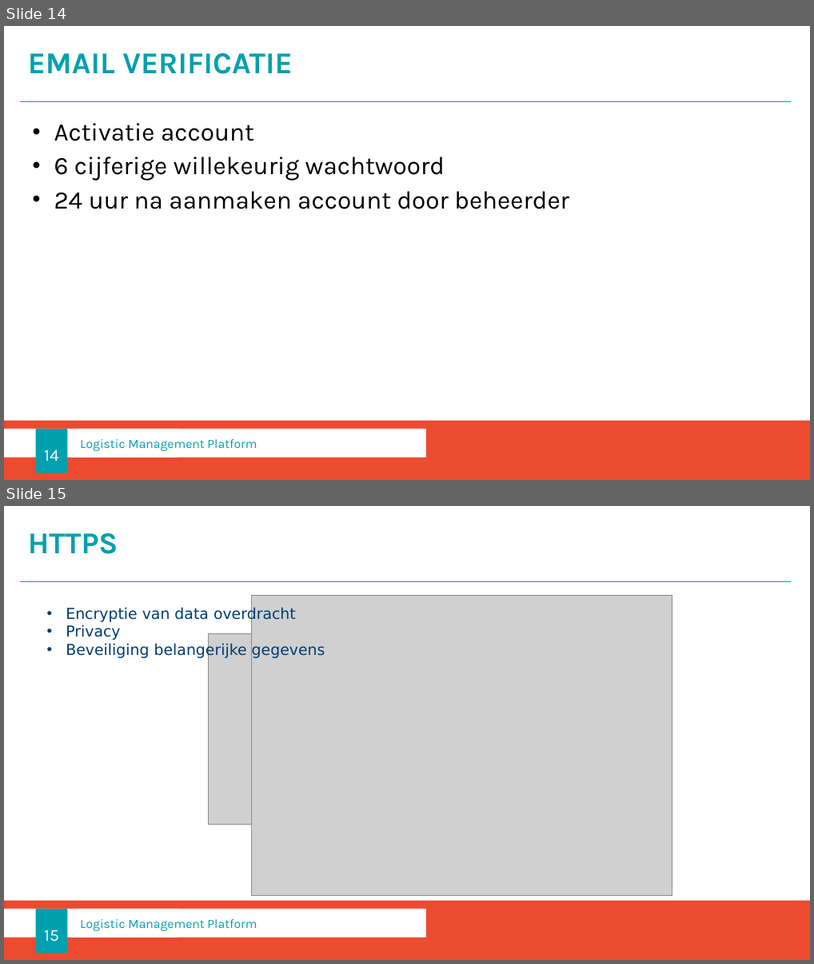
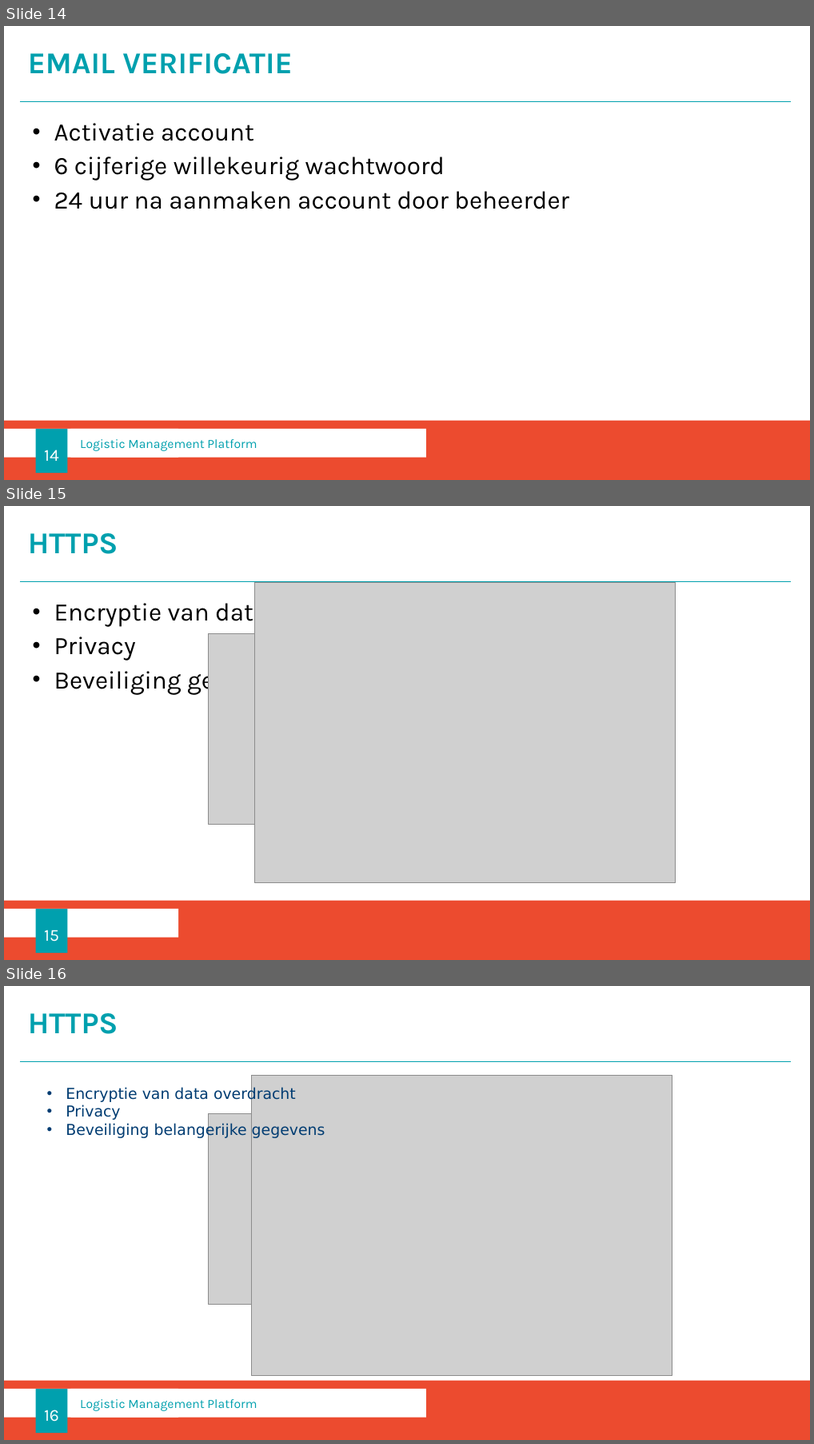
Before and after one commit to Arnonator/Documentatie_project_ni_kaput, a slide deck: Eindpresentatie_LMP.pptx. Shown one above the other, each under a label of ours: slides 14 and 15 before the commit, slides 14, 15 and 16 after it. The pictures are 814x964 and 814x1444 pixels, drawn with LibreOffice and Linux fonts; fonts in the diff are those of the drawing; grey boxes stand for pictures; background and template pictures are left out. Boxes give left, top, right and bottom in pixels: in the first picture for what was removed or moved away, otherwise in the second. Text is boxed around its words. In the diff, an @@ line names an element or a change of style, - is before the commit and + after.

Commit message:
die ene dia fix

```diff
--- a/Eindpresentatie_LMP.pptx
+++ b/Eindpresentatie_LMP.pptx
@@ slide 15 added at [4, 506, 810, 960], background #FFFFFF; not listed: 3 template elements that a slide beside it also shows @@
@@ title added at [28, 533, 118, 554], 36 pt, text #00A0AE, bold @@
+HTTPS
@@ text added at [54, 598, 391, 695], 30 pt, text #000000 @@
+• Encryptie van dataoverdracht
+• Privacy
+• Beveiliging gevoelige gegevens
@@ picture added at [255, 582, 676, 882] @@
@@ picture added at [209, 634, 606, 824] @@
@@ page number added at [35, 908, 67, 952], fill #00A0AE, 20 pt, text #FFFFFF @@
+15
@@ what was slide 15 is now slide 16 @@
@@ page number at [44, 1409, 59, 1421]: text changed @@
-15
+16
```
